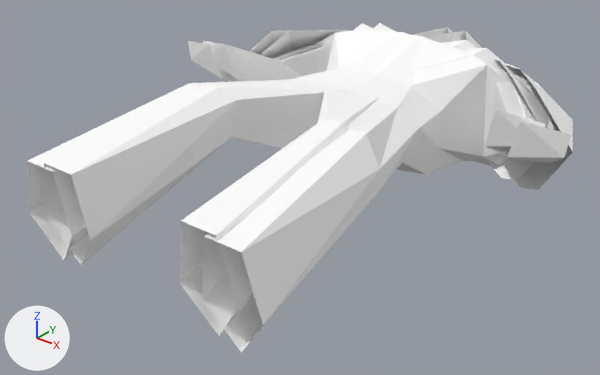
One commit to the Blender file media/marine_textured.blend: the scene before it, then after it.
One viewpoint serves both versions: a camera (50 mm lens) standing at (4.37, -3.4, 3.0) and looking at (0.01, 2.04, -0.38). The lights are fixed; the arrows at lower left show +X, +Y and +Z.

Before the edit, the objects in view are built like this:
```python
me_cube_004 = bpy.data.meshes.new('Cube.004')
me_cube_004.from_pydata(...)  # 124 vertices, 214 faces; spans x -1.92..2.14, y -0.02..4.92, z -0.62..0.69
me_cube_004.materials.append(mat_material)  # its picture is missing
ob_cube_002 = bpy.data.objects.new('Cube.002', me_cube_004)
ob_cube_002.location = (0.098, -0.054, 0.048)
ob_cube_002.scale = (-1.0, 1.0, 1.0)
_m = ob_cube_002.modifiers.new('Mirror', 'MIRROR')
_m.use_clip = True
```
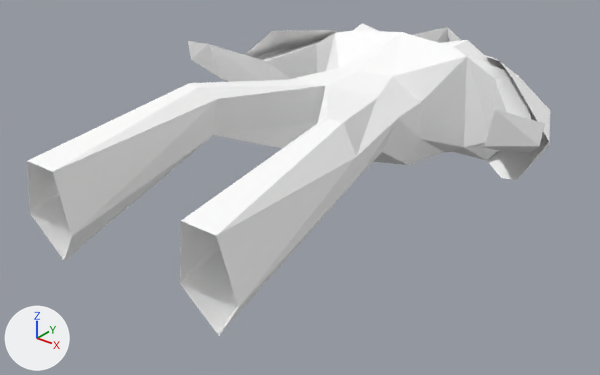
The edits, one by one:
Object 'Cube.002' (ob_cube_002) loses its MIRROR modifier named 'Mirror'.
Modifier setting removed (it was use_clip = True).

Location of each change, (x1, y1, x2, y2) in pixels of the pictures (600 x 375 px):
'Cube.002', modifiers changed
    before: (27, 23, 573, 353)
    after: (27, 23, 550, 336)
